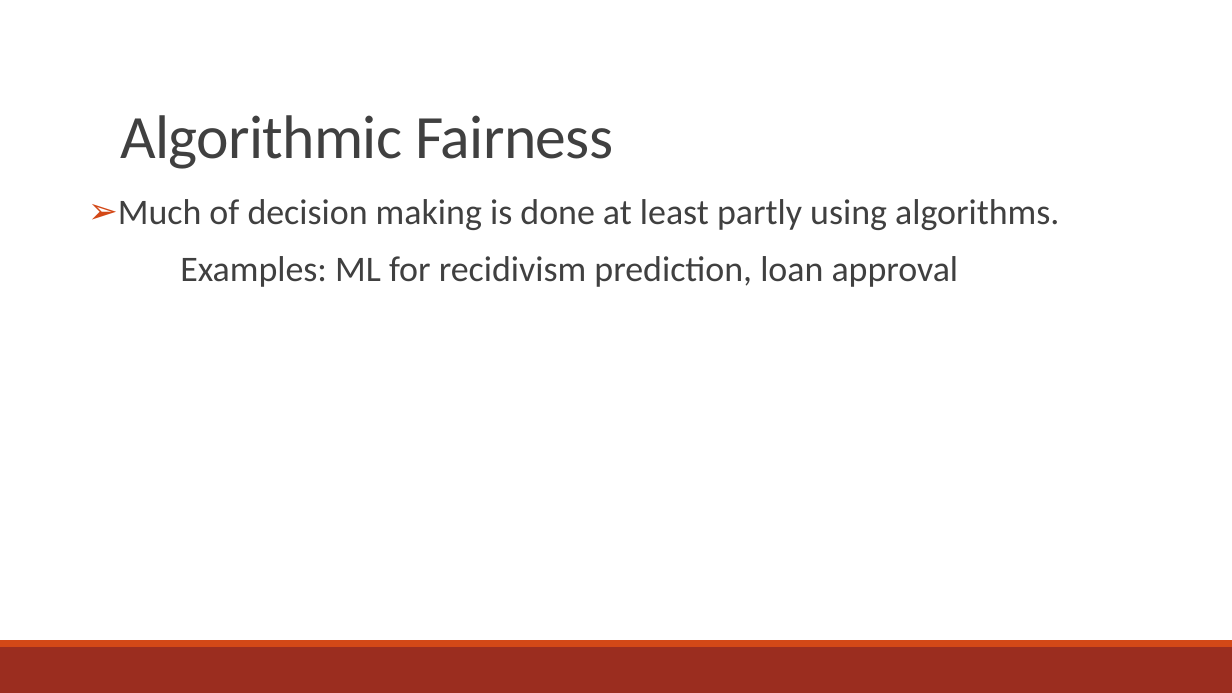
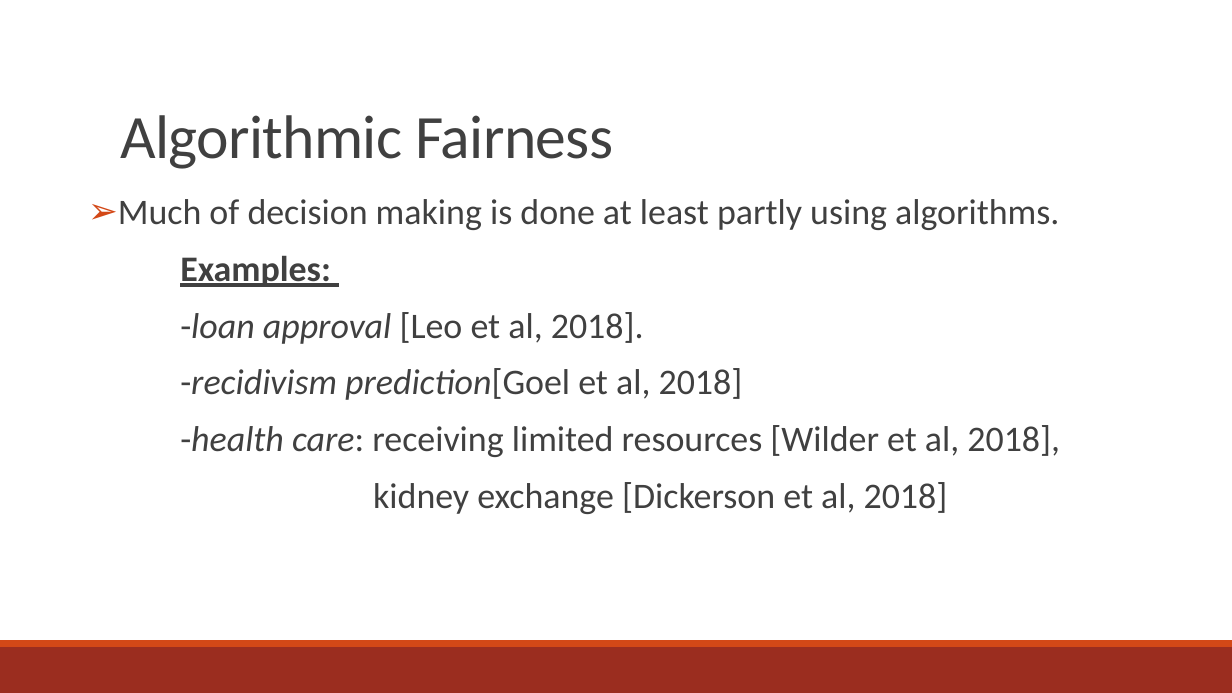
Before and after one commit to faircluster/faircluster.github.io, a slide deck: slide 46 of files/fair-clustering-tutorial-aaai22-slides1.pptx (slide 34 before the commit). Drawn at 1232x693 pixels with LibreOffice and Linux fonts; fonts in the diff are those of the drawing. Boxes give left, top, right and bottom in pixels: in the first picture for what was removed or moved away, otherwise in the second. Text is boxed around its words. In the diff, an @@ line names an element or a change of style, - is before the commit and + after.

```diff
--- a/files/fair-clustering-tutorial-aaai22-slides1.pptx
+++ b/files/fair-clustering-tutorial-aaai22-slides1.pptx
@@ text at bbox=[180, 255, 1060, 514]: text changed @@
-Examples: ML for recidivism prediction, loan approval
+Examples:
+-loan approval [Leo et al, 2018].
+-recidivism prediction[Goel et al, 2018]
+-health care: receiving limited resources [Wilder et al, 2018],
+kidney exchange [Dickerson et al, 2018]
```
Also in this commit, not shown: 18 other slides changed, 18 slides added, 1 slide removed, 6 other files.
